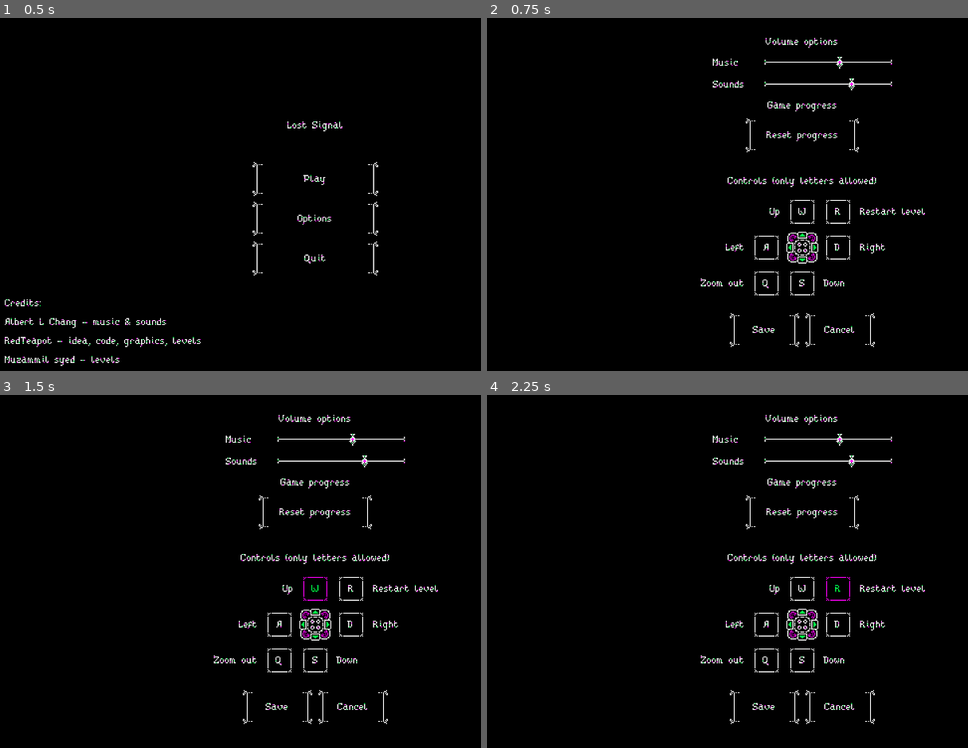
Above: before the commit, frames 1-4 (two rows, left to right).
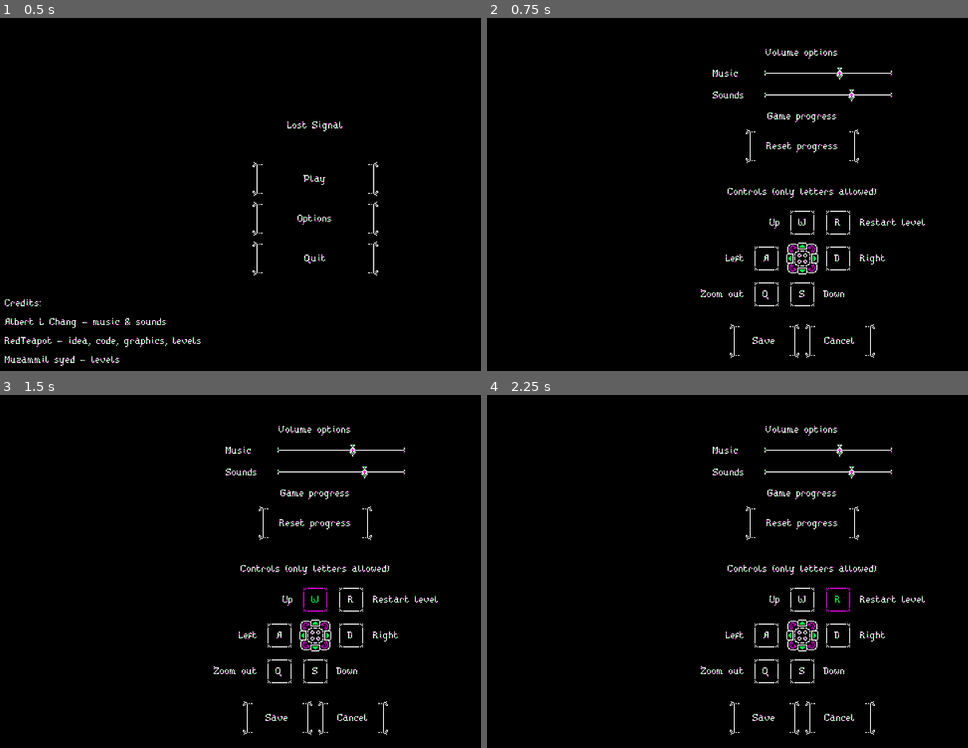
Above: after the commit, the same moments.

Repository: Red-Teapot/LostSignal
Game: Godot game, scene res://menu/menu.tscn
The game is run twice, just before and just after one commit, with the same random seed, the same clock (stepped at 60 frames per second) and the same inputs.
Inputs:
- Up to frame 1 (0.5 s): no input
- Up to frame 2 (0.75 s): click "Options" at 0.5 s
- Up to frame 3 (1.5 s): click "W" at 1.25 s
- Up to frame 4 (2.25 s): click "R" at 2 s

Frame 1 is identical in both runs. In frame 2, 4.5% of the frame differs, in the area x 44-92%, y 5-97%; in frame 3, 4.5%; in frame 4, 4.5%.

Commit message:
Make options contents center vertically

Diff:
--- a/options/options.tscn
+++ b/options/options.tscn
@@ -20,16 +20,18 @@
 
 [node name="CenterContainer" type="CenterContainer" parent="."]
 margin_right = 640.0
-margin_bottom = 338.0
+margin_bottom = 360.0
 size_flags_horizontal = 3
+size_flags_vertical = 3
 __meta__ = {
 "_edit_use_anchors_": false
 }
 
 [node name="VBoxContainer" type="VBoxContainer" parent="CenterContainer"]
 margin_left = 230.0
+margin_top = 11.0
 margin_right = 410.0
-margin_bottom = 338.0
+margin_bottom = 349.0
 
 [node name="VolumeOptionsLabel" type="Label" parent="CenterContainer/VBoxContainer"]
 margin_right = 180.0
